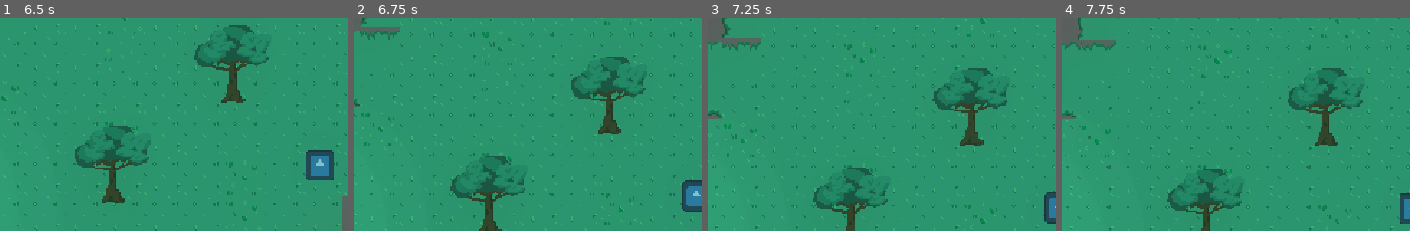
Above: before the commit, frames 1-4 (left to right).
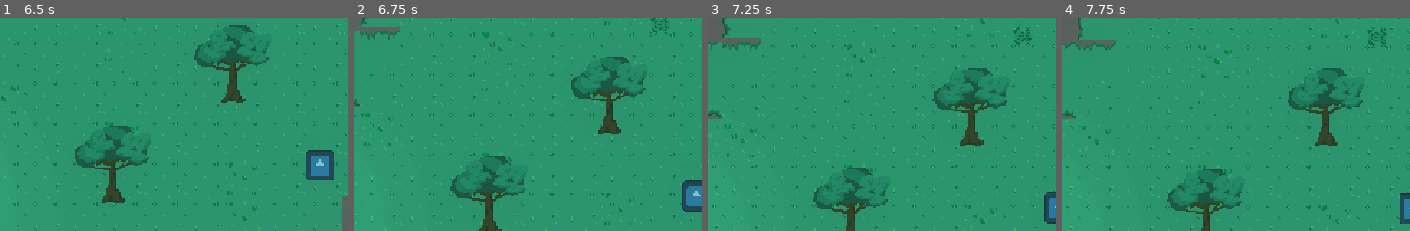
Above: after the commit, the same moments.

Repository: Zaiyai/ButterflyGame
Game: Godot game, scene res://level/world.tscn
Same seed, same stepped clock (60 frames per second), same inputs: the game is played once before the commit and once after it. The engine's default icon, where the game draws it, is replaced by a stand-in: a white triangle on a blue panel in a dark square.
Inputs (mouse positions are % of the whole screen's width and height, from its top left):
- Up to frame 1 (6.5 s): tap Enter at 0.5, 4.25, 5.75 s; move the mouse to (68, 47) at 0.52 s; hold Right (ui_right) 0.53-1.28 s; tap E (interact) every 1.5 s from 0.6 to 5.1 s; tap Space at 1.25, 5 s; move the mouse to (20, 58) at 1.27 s; hold Left (ui_left) 1.28-2.03 s; click (20, 58) at 1.35 s; move the mouse to (54, 30) at 2.02 s; hold Right (ui_right) 2.03-3.53 s; move the mouse to (37, 74) at 2.77 s; click (37, 74) at 2.85 s; move the mouse to (77, 69) at 3.52 s; hold Left (ui_left) 3.53-5.78 s; move the mouse to (8, 37) at 4.27 s; click (8, 37) at 4.35 s; move the mouse to (48, 53) at 5.02 s; move the mouse to (25, 26) at 5.77 s; hold Right (ui_right) from 5.78 s (still down); click (25, 26) at 5.85 s
- Up to frame 2 (6.75 s): keep holding Right (ui_right); move the mouse to (68, 47) at 6.52 s; tap E (interact) at 6.6 s
- Up to frame 3 (7.25 s): keep holding Right (ui_right)
- Up to frame 4 (7.75 s): keep holding Right (ui_right); move the mouse to (20, 58) at 7.27 s; click (20, 58) at 7.35 s
The pictures show only the part of the screen within x 50-100%, y 0-50%; the shares and areas given below are measured in that part.

Frame 1 is identical in both runs. In frame 2, 0.1% of the frame differs, in the area x 85-91%, y 0-8%; in frame 3, 0.2%; in frame 4, 0.2%, in the area x 87-94%, y 4-15%.

Commit message:
polished frog entity and musical cue characters even more

Diff:
--- /dev/null
+++ b/entities/musical_cue_character/frog.gd
@@ -0,0 +1,5 @@
+extends MusicalCueCharacter
+class_name Frog
+
+func _init() -> void:
+	character = MusicalCharacters.Character.FROG
--- /dev/null
+++ b/entities/musical_cue_character/frog.tscn
@@ -0,0 +1,37 @@
+[gd_scene format=3 uid="uid://cp10g0edu8t11"]
+
+[ext_resource type="Script" uid="uid://bcppbtwtisqtm" path="res://entities/musical_cue_character/frog.gd" id="1_kxu6b"]
+[ext_resource type="Texture2D" uid="uid://jpffe0p5k3hd" path="res://assets/character_sprites/frog.png" id="2_ujmhb"]
+
+[sub_resource type="RectangleShape2D" id="RectangleShape2D_1i4rm"]
+size = Vector2(16, 18)
+
+[sub_resource type="CapsuleShape2D" id="CapsuleShape2D_0pc7p"]
+radius = 16.0
+height = 576.0
+
+[node name="Frog" type="CharacterBody2D" unique_id=871230993]
+collision_layer = 0
+collision_mask = 0
+script = ExtResource("1_kxu6b")
+
+[node name="AudioStreamPlayer2D" type="AudioStreamPlayer2D" parent="." unique_id=248717912]
+bus = &"SFX"
+
+[node name="Sprite2D" type="Sprite2D" parent="." unique_id=1427564394]
+texture = ExtResource("2_ujmhb")
+hframes = 4
+
+[node name="CollisionShape2D" type="CollisionShape2D" parent="." unique_id=1828752767]
+position = Vector2(-2, -1)
+shape = SubResource("RectangleShape2D_1i4rm")
+
+[node name="Vision" type="Area2D" parent="." unique_id=625588437]
+collision_layer = 0
+
+[node name="CollisionShape2D" type="CollisionShape2D" parent="Vision" unique_id=351310534]
+rotation = 1.5707964
+shape = SubResource("CapsuleShape2D_0pc7p")
+
+[connection signal="body_entered" from="Vision" to="." method="_on_vision_body_entered"]
+[connection signal="body_exited" from="Vision" to="." method="_on_vision_body_exited"]
--- a/entities/musical_cue_character/musical_cue_character.gd
+++ b/entities/musical_cue_character/musical_cue_character.gd
@@ -1,26 +1,12 @@
 extends CharacterBody2D
 class_name MusicalCueCharacter
 
-enum Note {
-	A, Bb, B, C, Db, D, Eb, E, F, Gb, G, Ab
-}
-
-const SPEED = 300.0
-@export var note : Note
-@export var audio : AudioStream
+var character : MusicalCharacters.Character
+@export var note : MusicalCharacters.Note
 @onready var audioPlayer : AudioStreamPlayer2D = $AudioStreamPlayer2D
 
 func _ready() -> void:
-	audioPlayer.stream = audio
-
-func _physics_process(_delta: float) -> void:
-	var direction := Input.get_axis("ui_left", "ui_right")
-	if direction:
-		velocity.x = direction * SPEED
-	else:
-		velocity.x = move_toward(velocity.x, 0, SPEED)
-
-	move_and_slide()
+	audioPlayer.stream = MusicalCharacters.get_character_note(character, note)
 
 func _on_vision_body_entered(body: Node2D) -> void:
 	if body.is_in_group("player"):
--- a/level/world.tscn
+++ b/level/world.tscn
@@ -11,10 +11,7 @@
 [ext_resource type="PackedScene" uid="uid://n2xogrdexdf8" path="res://entities/butterflies/butterflies_container.tscn" id="7_riu67"]
 [ext_resource type="PackedScene" uid="uid://b4h18pbu8rv7n" path="res://cutscenes/cut_scene.tscn" id="10_xd8br"]
 [ext_resource type="Script" uid="uid://dc80ok1i611m0" path="res://cutscenes/dialogue_entry.gd" id="11_njrq0"]
-[ext_resource type="PackedScene" uid="uid://cckxjkx1pghar" path="res://entities/musical_cue_character/musical_cue_character.tscn" id="12_1jcqx"]
-[ext_resource type="AudioStream" uid="uid://rrtg1n4oy3sb" path="res://audio/frog/frog_A.ogg" id="13_kbmj6"]
-[ext_resource type="AudioStream" uid="uid://dc2fcf38e22hn" path="res://audio/frog/frog_B.ogg" id="14_5y8g2"]
-[ext_resource type="AudioStream" uid="uid://bo1ewbiepmukl" path="res://audio/frog/frog_C.ogg" id="15_ilqn7"]
+[ext_resource type="PackedScene" uid="uid://cp10g0edu8t11" path="res://entities/musical_cue_character/frog.tscn" id="12_1jcqx"]
 
 [sub_resource type="TileSetAtlasSource" id="TileSetAtlasSource_nadbi"]
 texture = ExtResource("3_tjjer")
@@ -432,19 +429,9 @@
 position = Vector2(-869, -1826)
 shape = SubResource("CircleShape2D_njrq0")
 
-[node name="MusicalCueCharacter" parent="." unique_id=871230993 instance=ExtResource("12_1jcqx")]
-position = Vector2(629, -18)
-audio = ExtResource("13_kbmj6")
-
-[node name="MusicalCueCharacter2" parent="." unique_id=384185221 instance=ExtResource("12_1jcqx")]
-position = Vector2(655, -86)
-note = 11
-audio = ExtResource("14_5y8g2")
-
-[node name="MusicalCueCharacter3" parent="." unique_id=1867466224 instance=ExtResource("12_1jcqx")]
-position = Vector2(661, -160)
-note = 4
-audio = ExtResource("15_ilqn7")
+[node name="Frog" parent="." unique_id=871230993 instance=ExtResource("12_1jcqx")]
+position = Vector2(627, 31)
+note = 7
 
 [connection signal="body_entered" from="cameraZoomArea" to="Player" method="_on_camera_zoom_area_body_entered"]
 [connection signal="body_exited" from="cameraZoomArea" to="Player" method="_on_camera_zoom_area_body_exited"]
--- a/project.godot
+++ b/project.godot
@@ -22,6 +22,7 @@
 [autoload]
 
 Global="*uid://s5uukj36cssn"
+MusicalCharacters="*uid://bpieoyljo6kfm"
 
 [display]
 
--- /dev/null
+++ b/singletons/musical_characters.gd
@@ -0,0 +1,18 @@
+extends Node
+
+enum Character {
+	FROG, STONE
+}
+
+enum Note {
+	A, Bb, B, C, Db, D, Eb, E, F, Gb, G, Ab
+}
+
+func get_character_note(character : Character, note : Note) -> AudioStream:
+	var characterName = Character.keys()[character].to_lower()
+	var noteName = Note.keys()[note]
+	var path : String = "res://audio/" + characterName + "/" + characterName + "_" + noteName + ".ogg"
+
+	var audio = load(path)
+
+	return audio
Binary file changed: assets/character_sprites/frog.png
Not shown, added: entities/musical_cue_character/frog.gd.uid
Not shown, added: singletons/musical_characters.gd.uid
